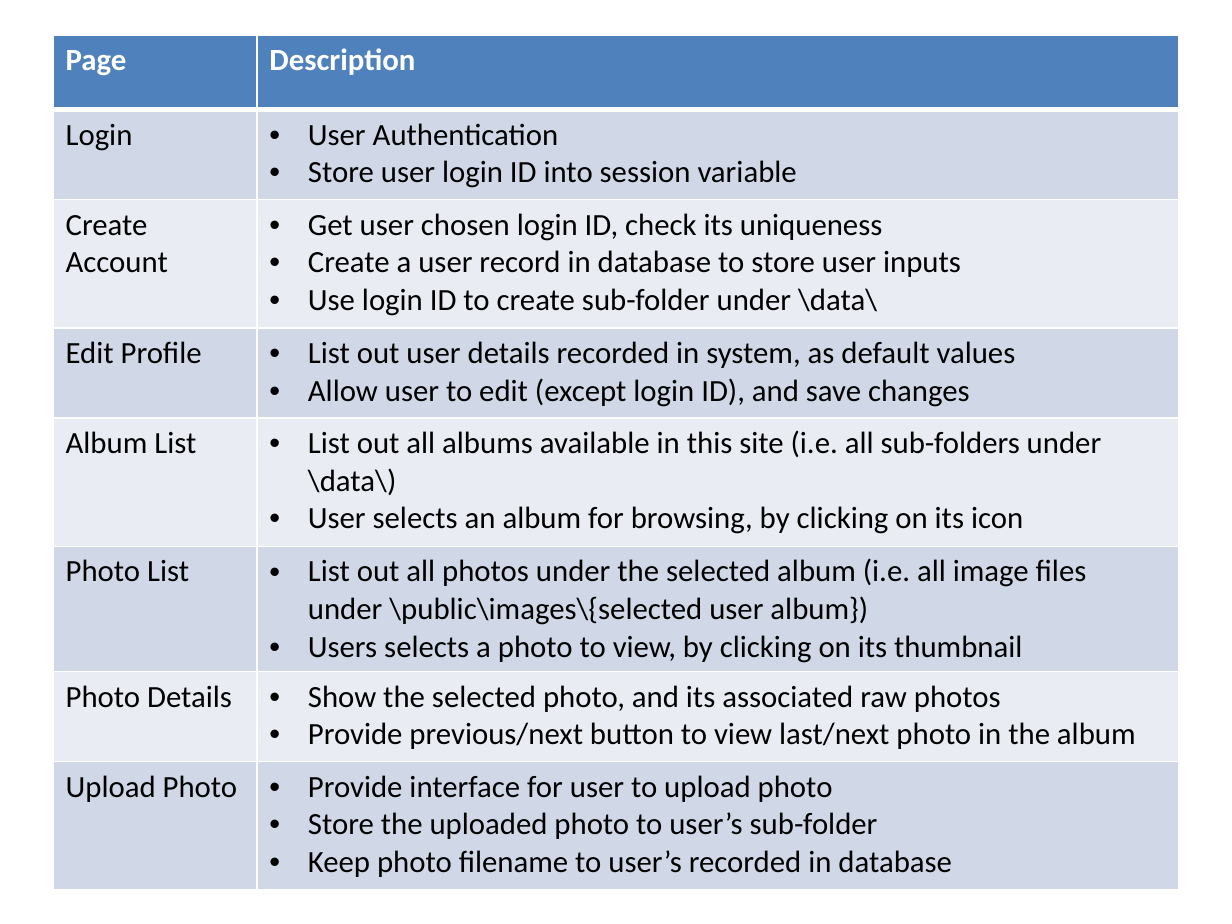
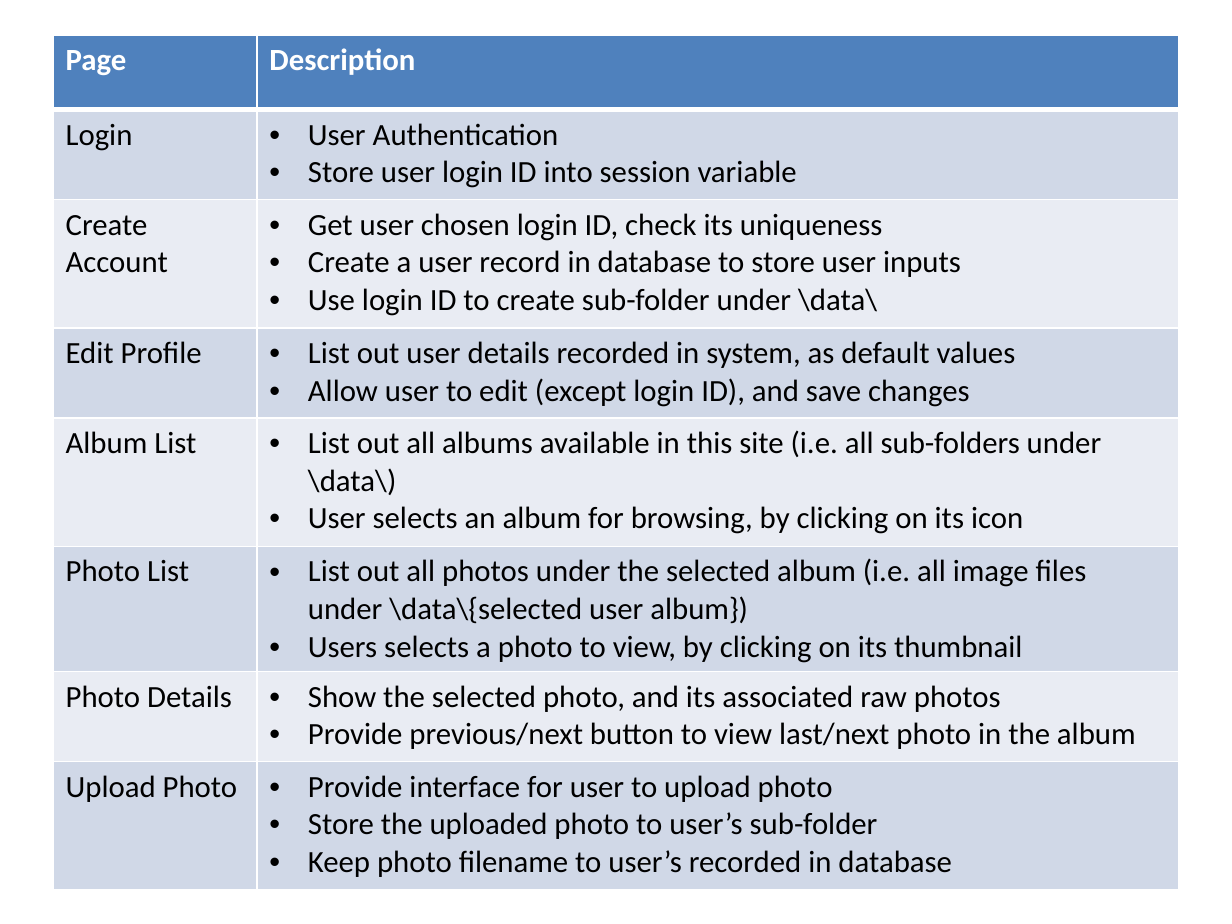
Before and after one commit to erbbep8/erbbep8, a slide deck: slide 2 of Documents/state_diagram.pptx. Drawn at 1232x924 pixels with LibreOffice and Linux fonts; fonts in the diff are those of the drawing. Boxes give left, top, right and bottom in pixels: in the first picture for what was removed or moved away, otherwise in the second. Text is boxed around its words. In the diff, an @@ line names an element or a change of style, - is before the commit and + after.

Commit message:
update state_diagram.pptx, install mongodb, add login

```diff
--- a/Documents/state_diagram.pptx
+++ b/Documents/state_diagram.pptx
@@ table at (53, 36, 1178, 890) @@
-row 6, column 2: List out all photos under the selected album (i.e. all image files under \public\images\{selected user album}) / Users selects a photo to view, by clicking on its thumbnail
+row 6, column 2: List out all photos under the selected album (i.e. all image files under \data\{selected user album}) / Users selects a photo to view, by clicking on its thumbnail
```
Also in this commit, not shown: 11 other files.
